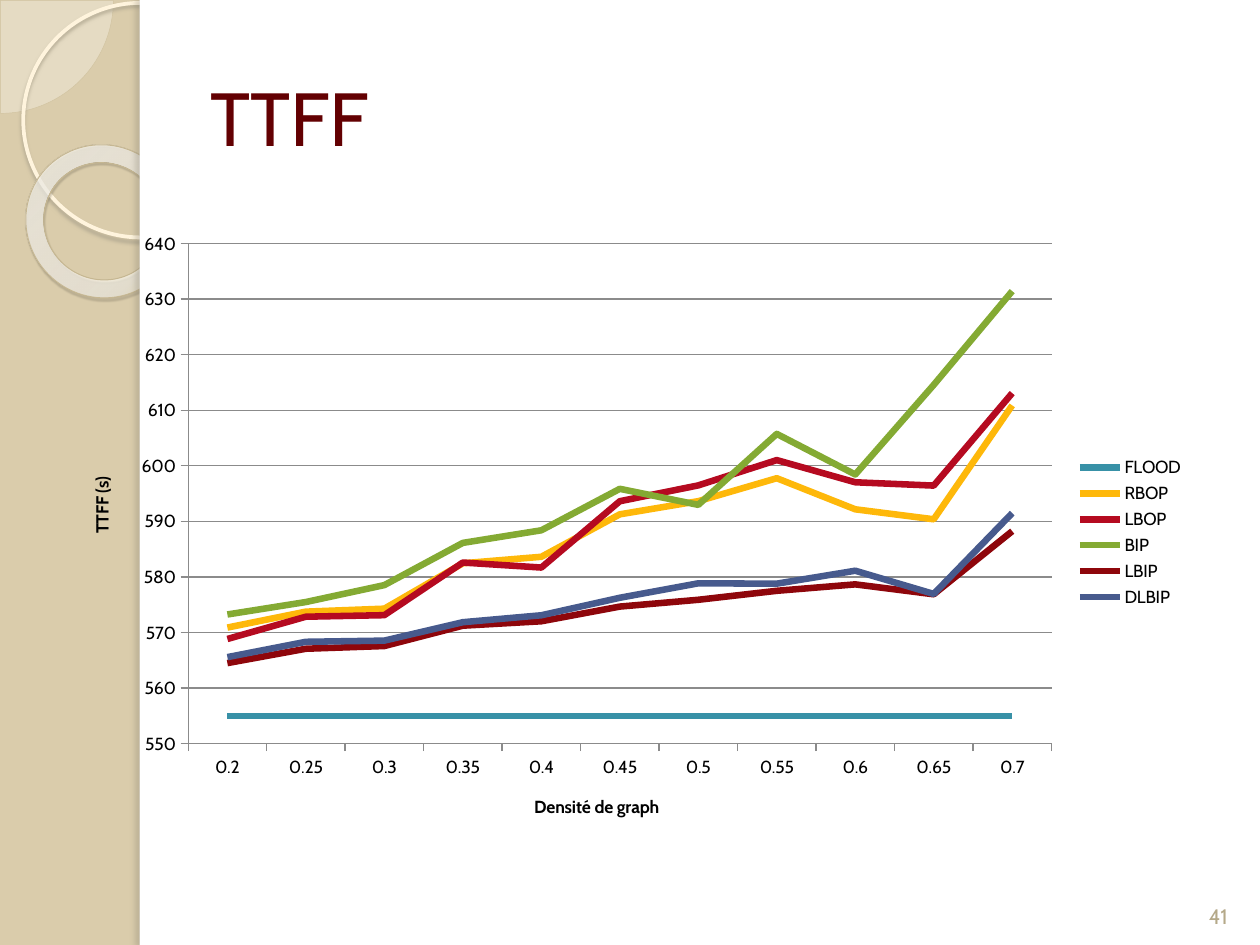
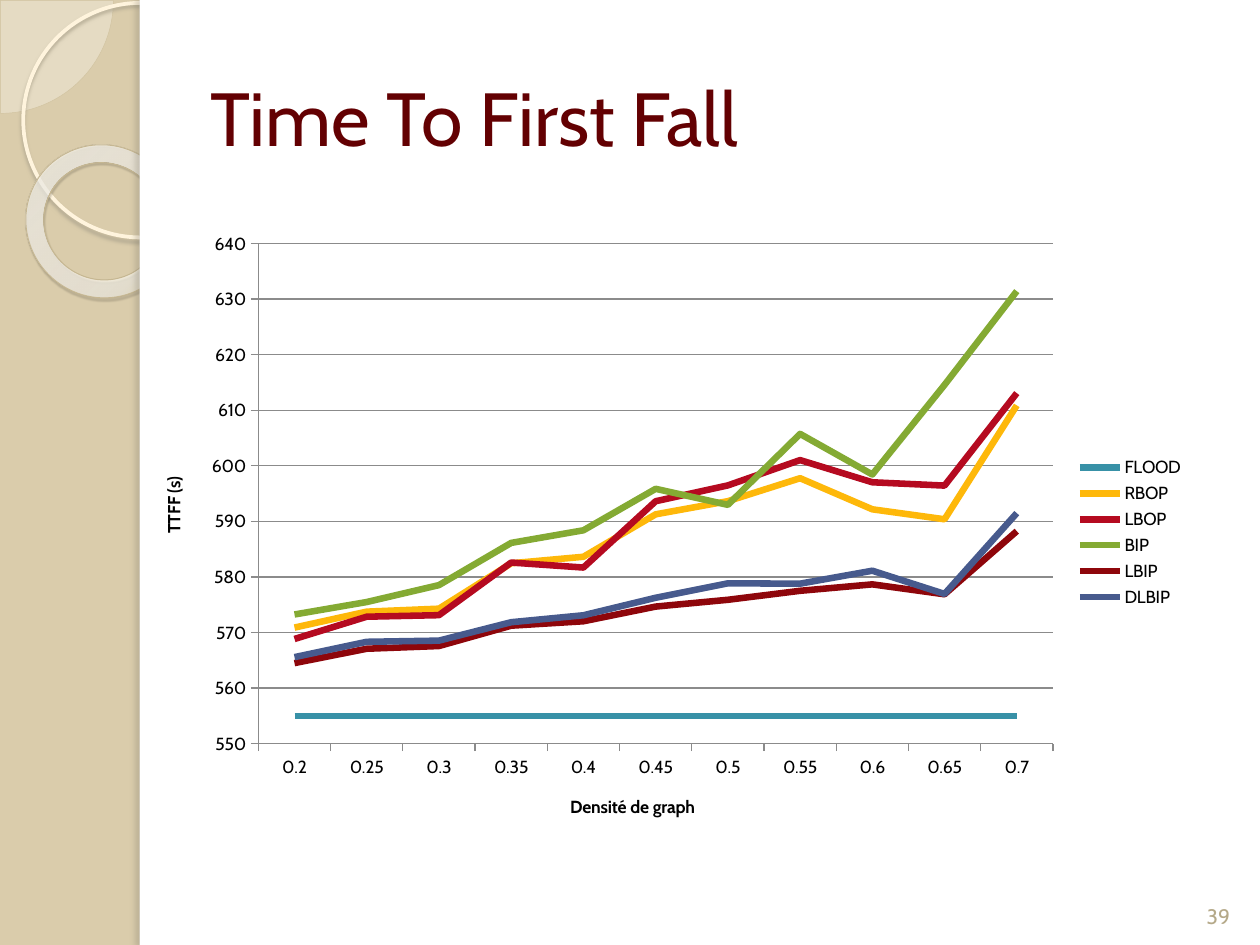
Before and after one commit to Patre/Energy-saving-in-sensors--networks, a slide deck: slide 39 of Redaction/Presentation/pres .pptx (slide 41 before the commit). Drawn at 1260x945 pixels with LibreOffice and Linux fonts; fonts in the diff are those of the drawing. Boxes give left, top, right and bottom in pixels: in the first picture for what was removed or moved away, otherwise in the second. Text is boxed around its words. In the diff, an @@ line names an element or a change of style, - is before the commit and + after.

```diff
--- a/Redaction/Presentation/pres .pptx
+++ b/Redaction/Presentation/pres .pptx
@@ title at <box>210,89,739,147</box>: text changed @@
-TTFF
+Time To First Fall
@@ line chart: place and size @@
-line chart at <box>63,220,1197,844</box>
+line chart at <box>135,220,1197,844</box>
@@ page number at <box>1207,909,1230,924</box>: text changed @@
-41
+39
```
Also in this commit, not shown: 14 other slides changed, 1 slide added, 4 slides removed.
